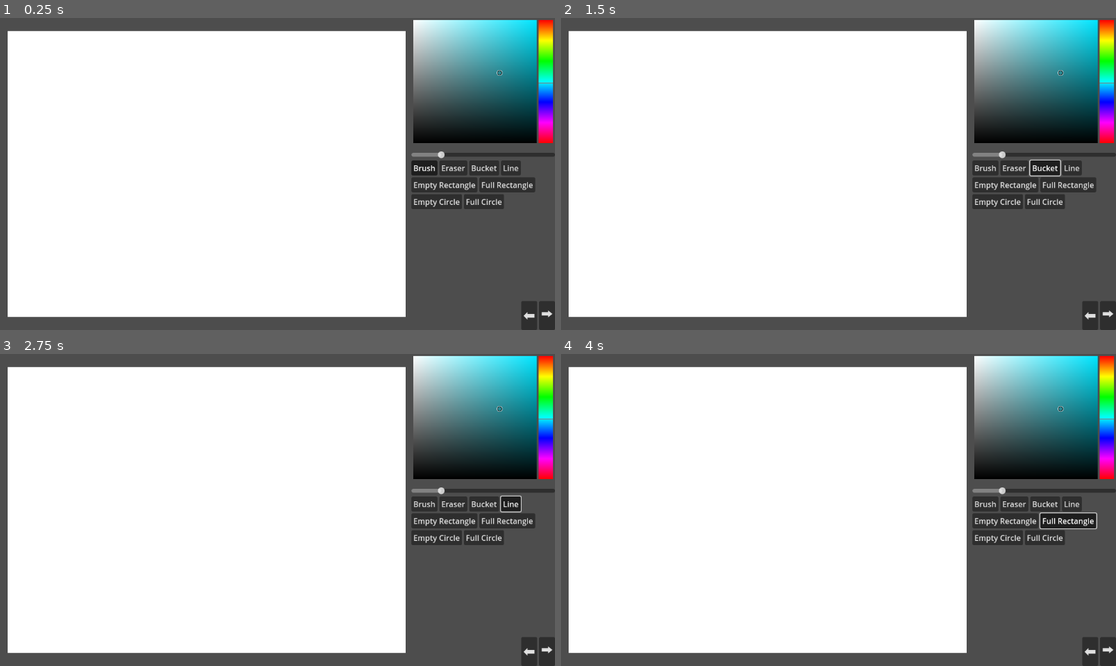
Above: before the commit, frames 1-4 (two rows, left to right).
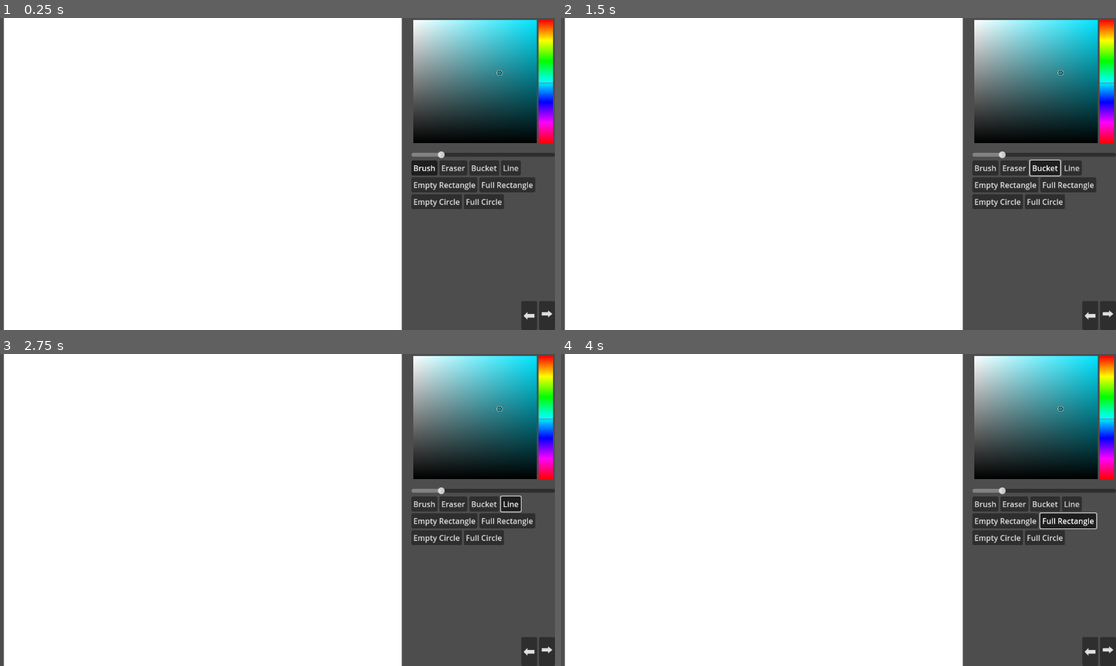
Above: after the commit, the same moments.

Repository: markusssh/project-neva
Game: Godot game, scene res://Drawing/drawing.tscn
Same seed, same stepped clock (60 frames per second), same inputs: the game is played once before the commit and once after it.
Inputs:
- Up to frame 1 (0.25 s): no input
- Up to frame 2 (1.5 s): click "Brush" at 0.5 s; click "Bucket" at 1.25 s
- Up to frame 3 (2.75 s): click "Line" at 2 s
- Up to frame 4 (4 s): click "Empty Rectangle" at 2.75 s; click "Full Rectangle" at 3.5 s

The runs differ from the first frame. In frame 1, 7.5% of the frame differs, in the area x 0-74%, y 0-100%; in frame 2, 7.5%; in frame 3, 7.5%; in frame 4, 7.5%.

Commit message:
started working on bucket instrument

Diff:
--- /dev/null
+++ b/Drawing/drawing.gd
@@ -0,0 +1,7 @@
+extends Control
+
+@export var drawing_canvas_size: Vector2i = Vector2i(826, 648)
+
+func _ready() -> void:
+	%DrawingCanvas.drawing_canvas_size = drawing_canvas_size
+	%DrawingCanvas.allign_canvas()
--- a/Drawing/drawing.tscn
+++ b/Drawing/drawing.tscn
@@ -1,5 +1,6 @@
-[gd_scene load_steps=6 format=3 uid="uid://d3nhi2w5tqpck"]
-
+[gd_scene load_steps=7 format=3 uid="uid://d3nhi2w5tqpck"]
+
+[ext_resource type="Script" path="res://Drawing/drawing.gd" id="1_f2ae3"]
 [ext_resource type="Script" path="res://Drawing/drawing_canvas.gd" id="1_pmybg"]
 [ext_resource type="StyleBox" uid="uid://bc7sh0sppl50f" path="res://Assets/drawing_background.tres" id="2_6vhy7"]
 [ext_resource type="Script" path="res://Drawing/color_picker.gd" id="2_paml3"]
@@ -13,6 +14,7 @@
 anchor_bottom = 1.0
 grow_horizontal = 2
 grow_vertical = 2
+script = ExtResource("1_f2ae3")
 
 [node name="HSplitContainer" type="HSplitContainer" parent="."]
 layout_mode = 1
@@ -24,16 +26,16 @@
 collapsed = true
 dragger_visibility = 1
 
-[node name="AspectRatioContainer" type="AspectRatioContainer" parent="HSplitContainer"]
+[node name="MarginContainer" type="MarginContainer" parent="HSplitContainer"]
 layout_mode = 2
 size_flags_horizontal = 3
-ratio = 1.4166
-
-[node name="MarginContainer" type="MarginContainer" parent="HSplitContainer/AspectRatioContainer"]
-layout_mode = 2
 theme_override_constants/margin_left = 16
-
-[node name="DrawingCanvas" type="Control" parent="HSplitContainer/AspectRatioContainer/MarginContainer" node_paths=PackedStringArray("drawing_line", "paint_viewport", "painted_image", "background", "erase_mask_line", "erase_mask_viewport")]
+theme_override_constants/margin_top = 16
+theme_override_constants/margin_right = 16
+theme_override_constants/margin_bottom = 16
+
+[node name="DrawingCanvas" type="Control" parent="HSplitContainer/MarginContainer" node_paths=PackedStringArray("drawing_line", "paint_viewport", "painted_image", "background", "erase_mask_line", "erase_mask_viewport")]
+unique_name_in_owner = true
 layout_mode = 2
 script = ExtResource("1_pmybg")
 drawing_line = NodePath("PaintViewportContainer/PaintViewport/DrawingLine")
@@ -44,23 +46,28 @@
 erase_mask_viewport = NodePath("EraseMaskViewportContainer/EraseMaskViewport")
 drawing_background = ExtResource("2_6vhy7")
 
-[node name="EraseMaskViewportContainer" type="SubViewportContainer" parent="HSplitContainer/AspectRatioContainer/MarginContainer/DrawingCanvas"]
-layout_mode = 1
-anchors_preset = 15
-anchor_right = 1.0
-anchor_bottom = 1.0
-grow_horizontal = 2
-grow_vertical = 2
-stretch = true
-
-[node name="EraseMaskViewport" type="SubViewport" parent="HSplitContainer/AspectRatioContainer/MarginContainer/DrawingCanvas/EraseMaskViewportContainer"]
+[node name="EraseMaskViewportContainer" type="SubViewportContainer" parent="HSplitContainer/MarginContainer/DrawingCanvas"]
+layout_mode = 1
+anchors_preset = 8
+anchor_left = 0.5
+anchor_top = 0.5
+anchor_right = 0.5
+anchor_bottom = 0.5
+offset_left = -413.0
+offset_top = -324.0
+offset_right = 413.0
+offset_bottom = 324.0
+grow_horizontal = 2
+grow_vertical = 2
+
+[node name="EraseMaskViewport" type="SubViewport" parent="HSplitContainer/MarginContainer/DrawingCanvas/EraseMaskViewportContainer"]
 transparent_bg = true
 handle_input_locally = false
 msaa_2d = 3
-size = Vector2i(826, 594)
+size = Vector2i(826, 648)
 render_target_update_mode = 4
 
-[node name="EraseMaskLine" type="Line2D" parent="HSplitContainer/AspectRatioContainer/MarginContainer/DrawingCanvas/EraseMaskViewportContainer/EraseMaskViewport"]
+[node name="EraseMaskLine" type="Line2D" parent="HSplitContainer/MarginContainer/DrawingCanvas/EraseMaskViewportContainer/EraseMaskViewport"]
 width = 20.0
 default_color = Color(0, 0, 0, 1)
 joint_mode = 2
@@ -68,36 +75,47 @@
 end_cap_mode = 2
 antialiased = true
 
-[node name="Background" type="Panel" parent="HSplitContainer/AspectRatioContainer/MarginContainer/DrawingCanvas"]
-layout_mode = 1
-anchors_preset = 15
-anchor_right = 1.0
-anchor_bottom = 1.0
-grow_horizontal = 2
-grow_vertical = 2
+[node name="Background" type="Panel" parent="HSplitContainer/MarginContainer/DrawingCanvas"]
+layout_mode = 1
+anchors_preset = 8
+anchor_left = 0.5
+anchor_top = 0.5
+anchor_right = 0.5
+anchor_bottom = 0.5
+offset_left = -413.0
+offset_top = -324.0
+offset_right = 413.0
+offset_bottom = 324.0
+grow_horizontal = 2
+grow_vertical = 2
+pivot_offset = Vector2(413, 324)
 theme_override_styles/panel = ExtResource("2_6vhy7")
 
-[node name="PaintViewportContainer" type="SubViewportContainer" parent="HSplitContainer/AspectRatioContainer/MarginContainer/DrawingCanvas"]
-layout_mode = 1
-anchors_preset = 15
-anchor_right = 1.0
-anchor_bottom = 1.0
-grow_horizontal = 2
-grow_vertical = 2
-stretch = true
-
-[node name="PaintViewport" type="SubViewport" parent="HSplitContainer/AspectRatioContainer/MarginContainer/DrawingCanvas/PaintViewportContainer"]
+[node name="PaintViewportContainer" type="SubViewportContainer" parent="HSplitContainer/MarginContainer/DrawingCanvas"]
+layout_mode = 1
+anchors_preset = 8
+anchor_left = 0.5
+anchor_top = 0.5
+anchor_right = 0.5
+anchor_bottom = 0.5
+offset_left = -413.0
+offset_top = -324.0
+offset_right = 413.0
+offset_bottom = 324.0
+grow_horizontal = 2
+grow_vertical = 2
+
+[node name="PaintViewport" type="SubViewport" parent="HSplitContainer/MarginContainer/DrawingCanvas/PaintViewportContainer"]
 transparent_bg = true
 handle_input_locally = false
-msaa_2d = 3
-size = Vector2i(826, 594)
+size = Vector2i(826, 648)
 render_target_update_mode = 4
 
-[node name="PaintedImage" type="TextureRect" parent="HSplitContainer/AspectRatioContainer/MarginContainer/DrawingCanvas/PaintViewportContainer/PaintViewport"]
+[node name="PaintedImage" type="TextureRect" parent="HSplitContainer/MarginContainer/DrawingCanvas/PaintViewportContainer/PaintViewport"]
 offset_right = 40.0
 offset_bottom = 40.0
 
-[node name="DrawingLine" type="Line2D" parent="HSplitContainer/AspectRatioContainer/MarginContainer/DrawingCanvas/PaintViewportContainer/PaintViewport"]
+[node name="DrawingLine" type="Line2D" parent="HSplitContainer/MarginContainer/DrawingCanvas/PaintViewportContainer/PaintViewport"]
 unique_name_in_owner = true
 width = 20.0
 default_color = Color(0.171, 0.5301, 0.57, 1)
@@ -111,15 +129,11 @@
 collapsed = true
 dragger_visibility = 2
 
-[node name="AspectRatioContainer2" type="AspectRatioContainer" parent="HSplitContainer/VSplitContainer"]
-layout_mode = 2
-alignment_vertical = 2
-
-[node name="VBoxContainer" type="VBoxContainer" parent="HSplitContainer/VSplitContainer/AspectRatioContainer2"]
+[node name="VBoxContainer" type="VBoxContainer" parent="HSplitContainer/VSplitContainer"]
 layout_mode = 2
 alignment = 1
 
-[node name="ColorPicker" type="ColorPicker" parent="HSplitContainer/VSplitContainer/AspectRatioContainer2/VBoxContainer"]
+[node name="ColorPicker" type="ColorPicker" parent="HSplitContainer/VSplitContainer/VBoxContainer"]
 unique_name_in_owner = true
 layout_mode = 2
 edit_alpha = false
@@ -130,62 +144,62 @@
 presets_visible = false
 script = ExtResource("2_paml3")
 
-[node name="Thickness" type="HSlider" parent="HSplitContainer/VSplitContainer/AspectRatioContainer2/VBoxContainer"]
+[node name="Thickness" type="HSlider" parent="HSplitContainer/VSplitContainer/VBoxContainer"]
 unique_name_in_owner = true
 layout_mode = 2
 min_value = 1.0
 value = 1.0
 script = ExtResource("3_tnwn4")
 
-[node name="HFlowContainer" type="HFlowContainer" parent="HSplitContainer/VSplitContainer/AspectRatioContainer2/VBoxContainer"]
-layout_mode = 2
-
-[node name="BrushButtton" type="Button" parent="HSplitContainer/VSplitContainer/AspectRatioContainer2/VBoxContainer/HFlowContainer"]
+[node name="HFlowContainer" type="HFlowContainer" parent="HSplitContainer/VSplitContainer/VBoxContainer"]
+layout_mode = 2
+
+[node name="BrushButtton" type="Button" parent="HSplitContainer/VSplitContainer/VBoxContainer/HFlowContainer"]
 layout_mode = 2
 toggle_mode = true
 button_pressed = true
 button_group = ExtResource("4_siabh")
 text = "Brush"
 
-[node name="EraserButton" type="Button" parent="HSplitContainer/VSplitContainer/AspectRatioContainer2/VBoxContainer/HFlowContainer"]
+[node name="EraserButton" type="Button" parent="HSplitContainer/VSplitContainer/VBoxContainer/HFlowContainer"]
 layout_mode = 2
 toggle_mode = true
 button_group = ExtResource("4_siabh")
 text = "Eraser"
 
-[node name="BucketButton" type="Button" parent="HSplitContainer/VSplitContainer/AspectRatioContainer2/VBoxContainer/HFlowContainer"]
+[node name="BucketButton" type="Button" parent="HSplitContainer/VSplitContainer/VBoxContainer/HFlowContainer"]
 layout_mode = 2
 toggle_mode = true
 button_group = ExtResource("4_siabh")
 text = "Bucket
 "
 
-[node name="LineButton" type="Button" parent="HSplitContainer/VSplitContainer/AspectRatioContainer2/VBoxContainer/HFlowContainer"]
+[node name="LineButton" type="Button" parent="HSplitContainer/VSplitContainer/VBoxContainer/HFlowContainer"]
 layout_mode = 2
 toggle_mode = true
 button_group = ExtResource("4_siabh")
 text = "Line
 "
 
-[node name="EmptyRectangleButton" type="Button" parent="HSplitContainer/VSplitContainer/AspectRatioContainer2/VBoxContainer/HFlowContainer"]
+[node name="EmptyRectangleButton" type="Button" parent="HSplitContainer/VSplitContainer/VBoxContainer/HFlowContainer"]
 layout_mode = 2
 toggle_mode = true
 button_group = ExtResource("4_siabh")
 text = "Empty Rectangle"
 
-[node name="FullRectangleButton" type="Button" parent="HSplitContainer/VSplitContainer/AspectRatioContainer2/VBoxContainer/HFlowContainer"]
+[node name="FullRectangleButton" type="Button" parent="HSplitContainer/VSplitContainer/VBoxContainer/HFlowContainer"]
 layout_mode = 2
 toggle_mode = true
 button_group = ExtResource("4_siabh")
 text = "Full Rectangle"
 
-[node name="EmptyCircleButton" type="Button" parent="HSplitContainer/VSplitContainer/AspectRatioContainer2/VBoxContainer/HFlowContainer"]
+[node name="EmptyCircleButton" type="Button" parent="HSplitContainer/VSplitContainer/VBoxContainer/HFlowContainer"]
 layout_mode = 2
 toggle_mode = true
 button_group = ExtResource("4_siabh")
 text = "Empty Circle"
 
-[node name="FullCircleButton" type="Button" parent="HSplitContainer/VSplitContainer/AspectRatioContainer2/VBoxContainer/HFlowContainer"]
+[node name="FullCircleButton" type="Button" parent="HSplitContainer/VSplitContainer/VBoxContainer/HFlowContainer"]
 layout_mode = 2
 toggle_mode = true
 button_group = ExtResource("4_siabh")
@@ -207,14 +221,14 @@
 theme_override_font_sizes/font_size = 30
 text = "⮕"
 
-[connection signal="color_changed" from="HSplitContainer/VSplitContainer/AspectRatioContainer2/VBoxContainer/ColorPicker" to="HSplitContainer/AspectRatioContainer/MarginContainer/DrawingCanvas" method="_on_color_picker_color_changed"]
-[connection signal="mouse_exited" from="HSplitContainer/VSplitContainer/AspectRatioContainer2/VBoxContainer/ColorPicker" to="HSplitContainer/VSplitContainer/AspectRatioContainer2/VBoxContainer/ColorPicker" method="_on_mouse_exited"]
-[connection signal="value_changed" from="HSplitContainer/VSplitContainer/AspectRatioContainer2/VBoxContainer/Thickness" to="HSplitContainer/AspectRatioContainer/MarginContainer/DrawingCanvas" method="_on_h_slider_value_changed"]
-[connection signal="toggled" from="HSplitContainer/VSplitContainer/AspectRatioContainer2/VBoxContainer/HFlowContainer/BrushButtton" to="HSplitContainer/AspectRatioContainer/MarginContainer/DrawingCanvas" method="_on_brush_buttton_toggled"]
-[connection signal="toggled" from="HSplitContainer/VSplitContainer/AspectRatioContainer2/VBoxContainer/HFlowContainer/EraserButton" to="HSplitContainer/AspectRatioContainer/MarginContainer/DrawingCanvas" method="_on_eraser_button_toggled"]
-[connection signal="toggled" from="HSplitContainer/VSplitContainer/AspectRatioContainer2/VBoxContainer/HFlowContainer/BucketButton" to="HSplitContainer/AspectRatioContainer/MarginContainer/DrawingCanvas" method="_on_bucket_button_toggled"]
-[connection signal="toggled" from="HSplitContainer/VSplitContainer/AspectRatioContainer2/VBoxContainer/HFlowContainer/LineButton" to="HSplitContainer/AspectRatioContainer/MarginContainer/DrawingCanvas" method="_on_line_button_toggled"]
-[connection signal="toggled" from="HSplitContainer/VSplitContainer/AspectRatioContainer2/VBoxContainer/HFlowContainer/EmptyRectangleButton" to="HSplitContainer/AspectRatioContainer/MarginContainer/DrawingCanvas" method="_on_empty_rectangle_button_toggled"]
-[connection signal="toggled" from="HSplitContainer/VSplitContainer/AspectRatioContainer2/VBoxContainer/HFlowContainer/FullRectangleButton" to="HSplitContainer/AspectRatioContainer/MarginContainer/DrawingCanvas" method="_on_full_rectangle_button_toggled"]
-[connection signal="toggled" from="HSplitContainer/VSplitContainer/AspectRatioContainer2/VBoxContainer/HFlowContainer/EmptyCircleButton" to="HSplitContainer/AspectRatioContainer/MarginContainer/DrawingCanvas" method="_on_empty_circle_button_toggled"]
-[connection signal="toggled" from="HSplitContainer/VSplitContainer/AspectRatioContainer2/VBoxContainer/HFlowContainer/FullCircleButton" to="HSplitContainer/AspectRatioContainer/MarginContainer/DrawingCanvas" method="_on_full_circle_button_toggled"]
+[connection signal="color_changed" from="HSplitContainer/VSplitContainer/VBoxContainer/ColorPicker" to="HSplitContainer/MarginContainer/DrawingCanvas" method="_on_color_picker_color_changed"]
+[connection signal="mouse_exited" from="HSplitContainer/VSplitContainer/VBoxContainer/ColorPicker" to="HSplitContainer/VSplitContainer/VBoxContainer/ColorPicker" method="_on_mouse_exited"]
+[connection signal="value_changed" from="HSplitContainer/VSplitContainer/VBoxContainer/Thickness" to="HSplitContainer/MarginContainer/DrawingCanvas" method="_on_h_slider_value_changed"]
+[connection signal="toggled" from="HSplitContainer/VSplitContainer/VBoxContainer/HFlowContainer/BrushButtton" to="HSplitContainer/MarginContainer/DrawingCanvas" method="_on_brush_buttton_toggled"]
+[connection signal="toggled" from="HSplitContainer/VSplitContainer/VBoxContainer/HFlowContainer/EraserButton" to="HSplitContainer/MarginContainer/DrawingCanvas" method="_on_eraser_button_toggled"]
+[connection signal="toggled" from="HSplitContainer/VSplitContainer/VBoxContainer/HFlowContainer/BucketButton" to="HSplitContainer/MarginContainer/DrawingCanvas" method="_on_bucket_button_toggled"]
+[connection signal="toggled" from="HSplitContainer/VSplitContainer/VBoxContainer/HFlowContainer/LineButton" to="HSplitContainer/MarginContainer/DrawingCanvas" method="_on_line_button_toggled"]
+[connection signal="toggled" from="HSplitContainer/VSplitContainer/VBoxContainer/HFlowContainer/EmptyRectangleButton" to="HSplitContainer/MarginContainer/DrawingCanvas" method="_on_empty_rectangle_button_toggled"]
+[connection signal="toggled" from="HSplitContainer/VSplitContainer/VBoxContainer/HFlowContainer/FullRectangleButton" to="HSplitContainer/MarginContainer/DrawingCanvas" method="_on_full_rectangle_button_toggled"]
+[connection signal="toggled" from="HSplitContainer/VSplitContainer/VBoxContainer/HFlowContainer/EmptyCircleButton" to="HSplitContainer/MarginContainer/DrawingCanvas" method="_on_empty_circle_button_toggled"]
+[connection signal="toggled" from="HSplitContainer/VSplitContainer/VBoxContainer/HFlowContainer/FullCircleButton" to="HSplitContainer/MarginContainer/DrawingCanvas" method="_on_full_circle_button_toggled"]
--- a/Drawing/drawing_canvas.gd
+++ b/Drawing/drawing_canvas.gd
@@ -22,6 +22,17 @@
 var e: float = 1
 var mouse_pos: Vector2
 var mode: PaintingMode = PaintingMode.BRUSH
+var drawing_canvas_size: Vector2i
+var fill_replace_color: Color
+
+@onready var draw_color: Color = drawing_line.default_color
+
+func allign_canvas() -> void:
+	for child in get_children():
+		child.size = drawing_canvas_size
+		if child is SubViewportContainer:
+			child.get_child(0).size = drawing_canvas_size
+	background.pivot_offset = drawing_canvas_size / 2
 
 func _process(_delta: float) -> void:
 	match mode:
@@ -46,6 +57,13 @@
 				if event.button_index == MOUSE_BUTTON_LEFT:
 					if drawing_line.points.size() > 0:
 						bake_drawing()
+		PaintingMode.BUCKET:
+			if event is InputEventMouseButton and event.is_released():
+				if event.button_index == MOUSE_BUTTON_LEFT:
+					mouse_pos = paint_viewport.get_mouse_position()
+					if mouse_pos.x < paint_viewport.size.x and mouse_pos.y < paint_viewport.size.y \
+					and mouse_pos.x >= 0 and mouse_pos.y >= 0:
+						bake_drawing()
 
 func handle_brush_drawing() -> void:
 	if drawing_line.points.size() == 0:
@@ -67,23 +85,48 @@
 #So we should convert to image and back to texture
 #Doesn't even work with 'call_deferred()' method
 func bake_drawing() -> void:
-	await RenderingServer.frame_post_draw
 	match mode:
-		PaintingMode.BRUSH:
-			painted_image.texture = ImageTexture.create_from_image(paint_viewport.get_texture().get_image())
-			drawing_line.clear_points()
 		PaintingMode.ERASER:
-			#erase_mask_viewport.get_texture().get_image().save_png("user://popa.png")
+			await RenderingServer.frame_post_draw
 			var erase_mask: Image = erase_mask_viewport.get_texture().get_image()
 			var picture: Image = painted_image.texture.get_image()
-			for row in size.y:
-				for column in size.x:
+			for row in drawing_canvas_size.y:
+				for column in drawing_canvas_size.x:
 					if erase_mask.get_pixel(column, row) == Color.BLACK:
 						picture.set_pixel(column, row, Color(0, 0, 0, 0))
 			painted_image.texture = ImageTexture.create_from_image(picture)
 			drawing_line.clear_points()
+		PaintingMode.BUCKET:
+			var picture: Image
+			if painted_image.texture == null:
+				picture = paint_viewport.get_texture().get_image()
+			else:
+				picture = painted_image.texture.get_image()
+			fill_replace_color = picture.get_pixelv(mouse_pos)
+			picture = fill_scan(picture, mouse_pos)
+			painted_image.texture = ImageTexture.create_from_image(picture)
+		_:
+			painted_image.texture = ImageTexture.create_from_image(paint_viewport.get_texture().get_image())
+			drawing_line.clear_points()
+
+func fill_scan(image: Image, pos: Vector2i) -> Image:
+	image.set_pixelv(pos, draw_color)
+	var right_scan: Vector2i = pos + Vector2i.RIGHT
+	var down_scan: Vector2i = pos + Vector2i.DOWN
+	var left_scan: Vector2i = pos + Vector2i.LEFT
+	var up_scan: Vector2i = pos + Vector2i.UP
+	if right_scan.x < drawing_canvas_size.x - 1 and image.get_pixelv(right_scan) == fill_replace_color:
+		fill_scan(image, right_scan)
+	if down_scan.y < drawing_canvas_size.y - 1 and image.get_pixelv(down_scan) == fill_replace_color:
+		fill_scan(image, down_scan)
+	if left_scan.x >= 0 and image.get_pixelv(left_scan) == fill_replace_color:
+		fill_scan(image, left_scan)
+	if up_scan.y >= 0 and image.get_pixelv(up_scan) == fill_replace_color:
+		fill_scan(image, up_scan)
+	return image
 
 func _on_color_picker_color_changed(color: Color) -> void:
+	draw_color = color
 	if drawing_line.points.is_empty() and mode != PaintingMode.ERASER:
 		drawing_line.default_color = %ColorPicker.color
 
